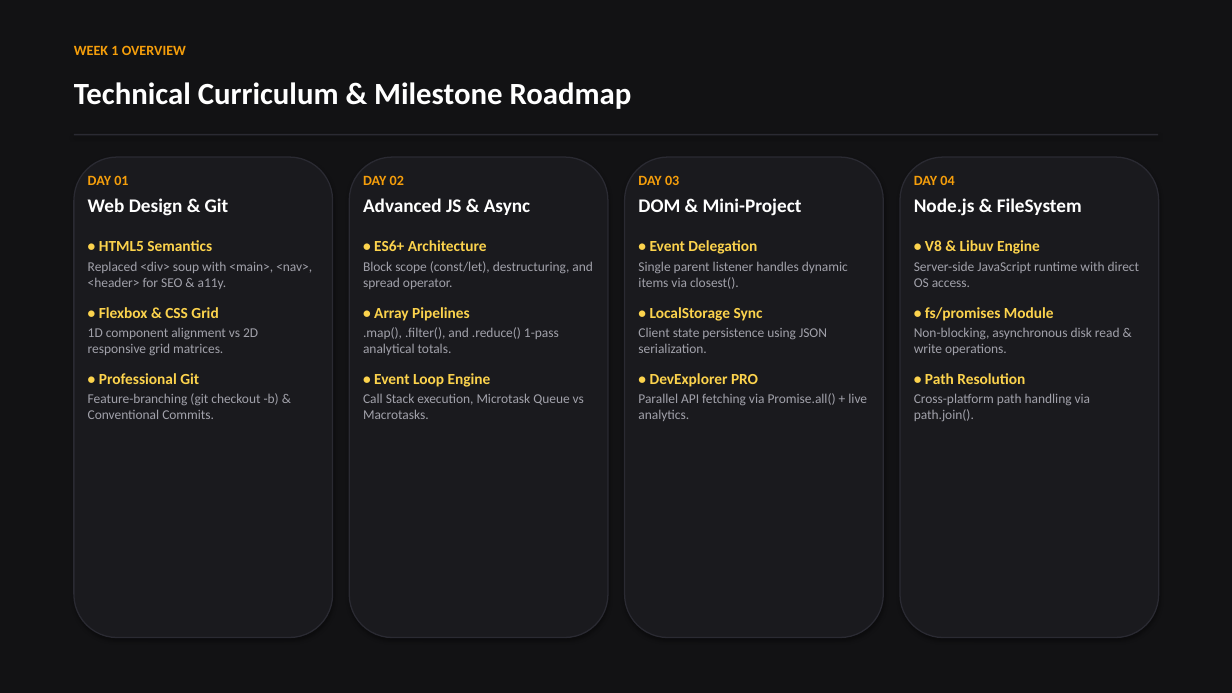
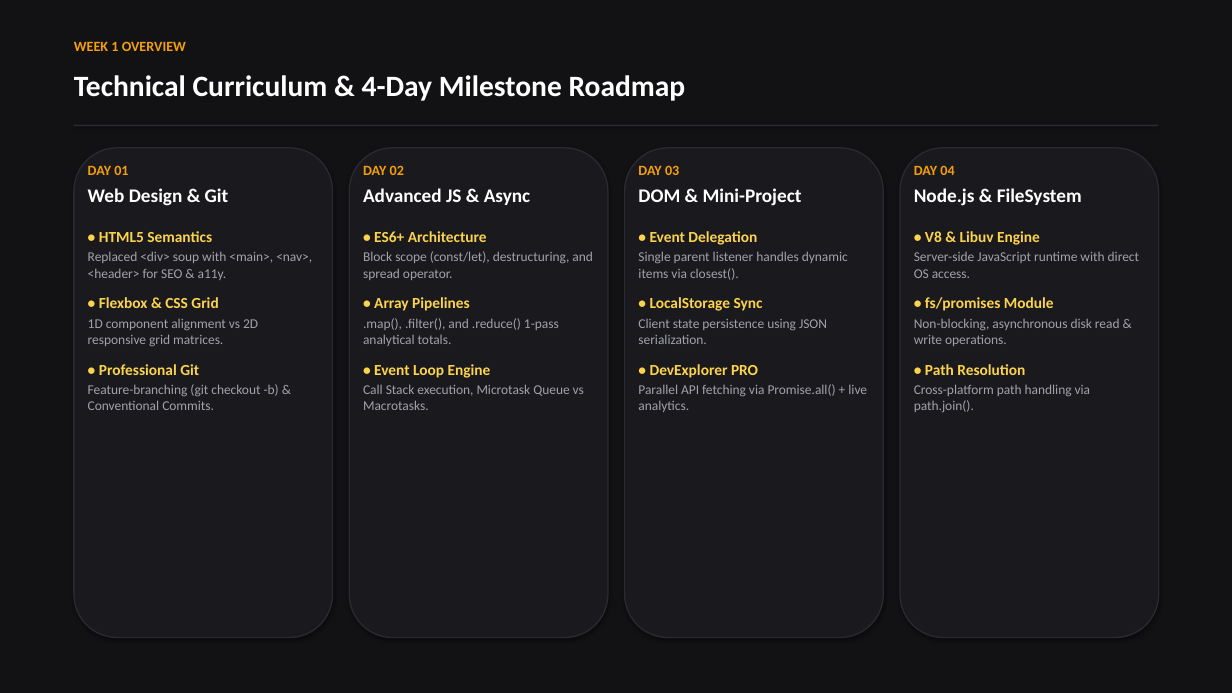
Before and after one commit to wasi-747/1-month-training-resources, a slide deck: slide 2 of Week_1_Presentation_Obsidian_Gold.pptx. Drawn at 1232x693 pixels with LibreOffice and Linux fonts; fonts in the diff are those of the drawing. Boxes give left, top, right and bottom in pixels: in the first picture for what was removed or moved away, otherwise in the second. Text is boxed around its words. In the diff, an @@ line names an element or a change of style, - is before the commit and + after.

Commit message:
feat: enhance Obsidian Gold PPTX with real code snippets, line numbers, and live demo cheat sheet

```diff
--- a/Week_1_Presentation_Obsidian_Gold.pptx
+++ b/Week_1_Presentation_Obsidian_Gold.pptx
@@ text "WEEK 1 OVERVIEW": place and size @@
-text "WEEK 1 OVERVIEW" at (74, 45, 186, 55)
+text "WEEK 1 OVERVIEW" at (74, 41, 186, 51)
@@ text at (74, 75, 686, 101): text changed; size 24 to 23 pt @@
-Technical Curriculum & Milestone Roadmap
+Technical Curriculum & 4-Day Milestone Roadmap
@@ rounded rectangle: place and size @@
-rounded rectangle at (74, 157, 333, 638)
+rounded rectangle at (74, 148, 333, 638)
@@ rectangle: place and size @@
-rectangle at (74, 134, 1158, 135)
+rectangle at (74, 125, 1158, 126)
@@ rounded rectangle: place and size @@
-rounded rectangle at (349, 157, 608, 638)
+rounded rectangle at (349, 148, 608, 638)
@@ rounded rectangle: place and size @@
-rounded rectangle at (625, 157, 884, 638)
+rounded rectangle at (625, 148, 884, 638)
@@ rounded rectangle: place and size @@
-rounded rectangle at (900, 157, 1159, 638)
+rounded rectangle at (900, 148, 1159, 638)
@@ text "DAY 01": place and size @@
-text "DAY 01" at (88, 175, 312, 419)
+text "DAY 01" at (88, 165, 312, 410)
@@ text "DAY 02": place and size @@
-text "DAY 02" at (363, 175, 593, 419)
+text "DAY 02" at (363, 165, 593, 410)
@@ text "DAY 03": place and size @@
-text "DAY 03" at (638, 175, 867, 421)
+text "DAY 03" at (638, 165, 867, 412)
@@ text "DAY 04": place and size @@
-text "DAY 04" at (914, 175, 1139, 421)
+text "DAY 04" at (914, 165, 1139, 412)
```
Also in this commit, not shown: 5 other slides changed, 4 slides added, 3 slides removed, 1 other file.
